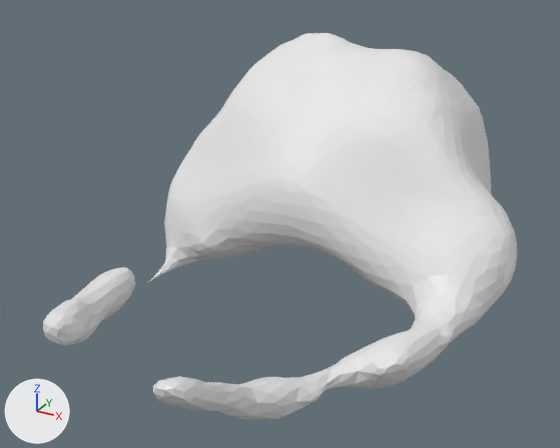
One commit to the glTF model neurdle/public/meshes/medium/medulla.glb: the scene before it, then after it.
One viewpoint serves both versions: a 50 mm lens placed at (22.4, -0.2, -23.3), pointed at (-1.1, 42.4, -44.6). Lighting does not change. The marker at lower left points along +X, +Y and +Z. The older version comes first. Where no turn or scale is listed for an object, it has been applied to the vertices.

Names of what the first picture shows: 'geometry_0'.
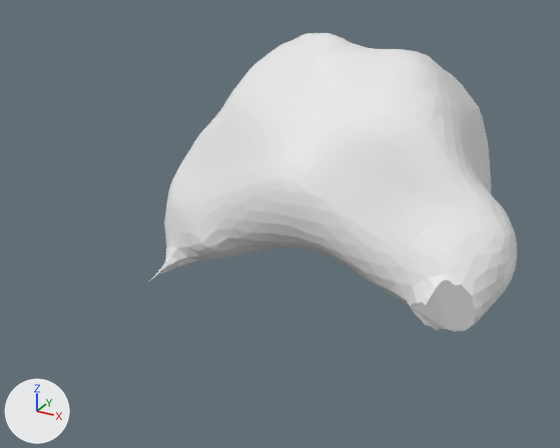
Location of each change, (x1, y1, x2, y2) in pixels of the pictures (560 x 448 px):
'geometry_0', reshaped (23% narrower, 23% shorter)
    before: (43, 33, 517, 420)
    after: (150, 33, 517, 332)
part 1 of me_geometry_0, deleted
    before: (43, 267, 136, 346)
part 2 of me_geometry_0, deleted
    before: (153, 280, 475, 420)
part 3 of me_geometry_0, deleted
    before: (149, 261, 180, 282)

What the commit changed:
me_geometry_0 is used by ob_geometry_0; location (0.0, 0.0, 0.0).
me_geometry_0 had 8003 vertices, 15996 faces and spanned x -11.2..14.4, y 19.7..71.1, z -50.2..-32.7.
me_geometry_0 now has 5982 vertices, 11959 faces and spans x -11.2..14.4, y 37.8..71.1, z -50.2..-32.7.
me_geometry_0 part 1: the loose piece of 750 vertices spanning x -9.2..-4.3, y 24.6..34.5, z -48.1..-44.0 is deleted.
me_geometry_0 part 2: 1249 vertices removed from x 5.3..13.1, y 19.7..40.1, z -48.8..-41.2.
me_geometry_0 part 3: 22 vertices removed from x -9.2..-8.2, y 37.5..40.0, z -49.0..-48.3.
